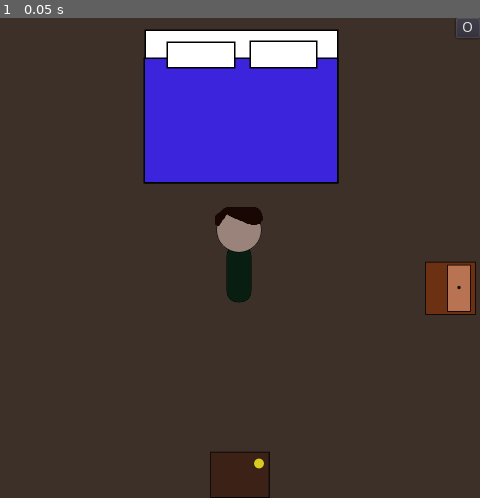
Above: before the commit, frame 1.
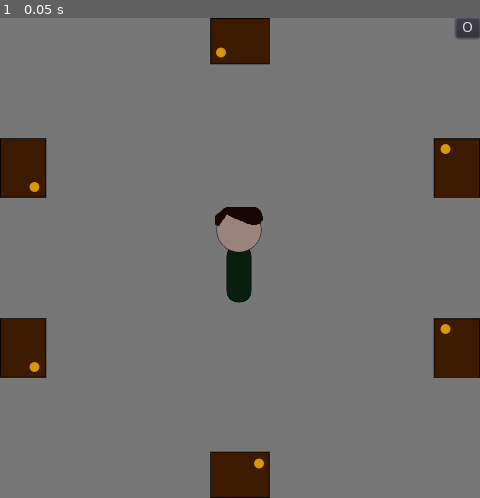
Above: after the commit, the same moment.

Repository: cfreeley/godot-games
Game: Godot game, scene res://Manor.tscn
Two runs of this game, one before a commit and one after it. Both use one fixed random seed, a clock stepped at 60 frames per second and the inputs below.
Inputs:
- Up to frame 1 (0.05 s): no input

The runs differ from the first frame. In frame 1, 97% of the frame differs, in the area x 0-100%, y 0-100%.

Commit message:
autogenerated manor

Diff:
--- a/MixedMansion/Manor.gd
+++ b/MixedMansion/Manor.gd
@@ -1,21 +1,45 @@
 extends Node2D
 
+var Foyer = preload("res://rooms/Foyer.tscn")
 export(Array, PackedScene) var room_types = []
-var rooms
+var rooms = []
+var rooms_by_door = {}
+var last_door
+
+func generate_mansion():
+	var foyer = Foyer.instance()
+	$Rooms.add_child(foyer)
+	rooms.push_back(foyer)
+
+	for door in get_tree().get_nodes_in_group("door"):
+		var id = door.door_id
+		if (id % 2 == 0): continue
+		var new_room = room_types[0].instance()
+		new_room.rotation = door.rotation + PI
+		var offset = new_room.get_node("ConnectPos").position.rotated(door.rotation + PI)
+		new_room.position = door.get_node("ConnectPos").global_position - offset
+		new_room.get_node("Door").door_id = id * -1
+		rooms_by_door[id] = new_room
+		$Rooms.add_child(new_room)
+		rooms.push_back(new_room)
 
 func _ready():
-	rooms = $Rooms.get_children()
 	Game.manor = self
+	generate_mansion()
 	move_player(rooms[0])
 
-func move_player(room):
+func move_player(room, door = null):
 	$Player.position = room.get_node("PlayerSpawn").global_position
-	print($Player.position, room.name)
+	if (last_door):
+		last_door.get_node("Body/Sprite").modulate = Color.white
+	if (door):
+		door.get_node("Body/Sprite").modulate = Color.white * 2
+		last_door = door
 
 func enter_door(door_id):
 	for room in rooms:
 		for child in room.get_children():
 			if ("door_id" in child and child.door_id == door_id * -1):
-				move_player(room)
+				move_player(room, child)
 				return
 	print("Door doesn't seem to budge.")
--- a/MixedMansion/Manor.tscn
+++ b/MixedMansion/Manor.tscn
@@ -1,17 +1,12 @@
-[gd_scene load_steps=6 format=2]
+[gd_scene load_steps=4 format=2]
 
 [ext_resource path="res://rooms/Bedroom.tscn" type="PackedScene" id=1]
 [ext_resource path="res://images/man.png" type="Texture" id=2]
 [ext_resource path="res://Manor.gd" type="Script" id=3]
 
-[sub_resource type="RectangleShape2D" id=1]
-resource_local_to_scene = true
-
-[sub_resource type="RectangleShape2D" id=2]
-resource_local_to_scene = true
-
 [node name="Manor" type="Node2D"]
 script = ExtResource( 3 )
+room_types = [ ExtResource( 1 ) ]
 
 [node name="Player" type="Sprite" parent="."]
 z_index = 5
@@ -21,26 +16,3 @@
 current = true
 
 [node name="Rooms" type="Node" parent="."]
-
-[node name="Bedroom" parent="Rooms" instance=ExtResource( 1 )]
-
-[node name="CollisionShape2D" parent="Rooms/Bedroom/Bed/Body" index="1"]
-shape = SubResource( 1 )
-
-[node name="CollisionShape2D" parent="Rooms/Bedroom/Desk/Body" index="1"]
-shape = SubResource( 2 )
-
-[node name="Door" parent="Rooms/Bedroom" index="3"]
-door_id = 1
-
-[node name="Bedroom2" parent="Rooms" instance=ExtResource( 1 )]
-position = Vector2( 480, 960 )
-rotation = -3.14159
-
-[node name="Door" parent="Rooms/Bedroom2" index="3"]
-door_id = -1
-
-[editable path="Rooms/Bedroom"]
-[editable path="Rooms/Bedroom/Bed"]
-[editable path="Rooms/Bedroom/Desk"]
-[editable path="Rooms/Bedroom2"]
--- a/MixedMansion/objects/Door.tscn
+++ b/MixedMansion/objects/Door.tscn
@@ -8,7 +8,8 @@
 resource_local_to_scene = true
 extents = Vector2( 30, 30 )
 
-[node name="Door" instance=ExtResource( 2 )]
+[node name="Door" groups=["door"] instance=ExtResource( 2 )]
+modulate = Color( 1, 0.74902, 0, 1 )
 script = ExtResource( 3 )
 actions = [ "enter" ]
 obj_name = "Door"
@@ -21,3 +22,6 @@
 
 [node name="CollisionShape2D" parent="Body" index="1"]
 shape = SubResource( 1 )
+
+[node name="ConnectPos" type="Position2D" parent="." index="1"]
+position = Vector2( 0, 32 )
--- a/MixedMansion/objects/Furniture.tscn
+++ b/MixedMansion/objects/Furniture.tscn
@@ -14,6 +14,7 @@
 [node name="Sprite" type="Sprite" parent="Body"]
 
 [node name="CollisionShape2D" type="CollisionShape2D" parent="Body" groups=["interactable"]]
+visible = false
 shape = SubResource( 1 )
 
 [connection signal="input_event" from="Body" to="." method="_on_input_event"]
--- a/MixedMansion/rooms/Bedroom.tscn
+++ b/MixedMansion/rooms/Bedroom.tscn
@@ -1,8 +1,12 @@
-[gd_scene load_steps=4 format=2]
+[gd_scene load_steps=5 format=2]
 
 [ext_resource path="res://objects/Bed.tscn" type="PackedScene" id=1]
 [ext_resource path="res://rooms/Room.tscn" type="PackedScene" id=2]
 [ext_resource path="res://objects/Desk.tscn" type="PackedScene" id=3]
+
+[sub_resource type="RectangleShape2D" id=1]
+resource_local_to_scene = true
+extents = Vector2( 30, 30 )
 
 [node name="Bedroom" instance=ExtResource( 2 )]
 
@@ -15,3 +19,8 @@
 [node name="Desk" parent="." index="2" groups=["clickable"] instance=ExtResource( 3 )]
 position = Vector2( 450, 270 )
 rotation = 1.5708
+
+[node name="CollisionShape2D" parent="Door/Body" index="1"]
+shape = SubResource( 1 )
+
+[editable path="Door"]
--- /dev/null
+++ b/MixedMansion/rooms/Foyer.tscn
@@ -0,0 +1,44 @@
+[gd_scene load_steps=4 format=2]
+
+[ext_resource path="res://rooms/Room.tscn" type="PackedScene" id=1]
+[ext_resource path="res://objects/Door.tscn" type="PackedScene" id=2]
+
+[sub_resource type="RectangleShape2D" id=1]
+resource_local_to_scene = true
+extents = Vector2( 30, 30 )
+
+[node name="Room" instance=ExtResource( 1 )]
+
+[node name="Door" parent="." index="1"]
+obj_name = "Main Entrance"
+obj_desc = "The main entrance door."
+
+[node name="CollisionShape2D" parent="Door/Body" index="1"]
+shape = SubResource( 1 )
+
+[node name="Door2" parent="." index="3" instance=ExtResource( 2 )]
+position = Vector2( 30, 330 )
+rotation = 1.5708
+door_id = 1
+
+[node name="Door3" parent="." index="4" instance=ExtResource( 2 )]
+position = Vector2( 30, 150 )
+rotation = 1.5708
+door_id = 2
+
+[node name="Door4" parent="." index="5" instance=ExtResource( 2 )]
+position = Vector2( 240, 30 )
+rotation = 3.14159
+door_id = 3
+
+[node name="Door5" parent="." index="6" instance=ExtResource( 2 )]
+position = Vector2( 450, 150 )
+rotation = 4.71239
+door_id = 4
+
+[node name="Door6" parent="." index="7" instance=ExtResource( 2 )]
+position = Vector2( 450, 330 )
+rotation = 4.71239
+door_id = 5
+
+[editable path="Door"]
--- a/MixedMansion/rooms/Room.gd
+++ b/MixedMansion/rooms/Room.gd
@@ -1 +1,4 @@
 extends Node2D
+
+func _process(delta):
+	rotation_degrees += 0 * delta
--- a/MixedMansion/rooms/Room.tscn
+++ b/MixedMansion/rooms/Room.tscn
@@ -1,19 +1,30 @@
-[gd_scene load_steps=3 format=2]
+[gd_scene load_steps=4 format=2]
 
 [ext_resource path="res://objects/Door.tscn" type="PackedScene" id=1]
 [ext_resource path="res://rooms/Room.gd" type="Script" id=3]
+
+[sub_resource type="RectangleShape2D" id=1]
+resource_local_to_scene = true
+extents = Vector2( 30, 30 )
 
 [node name="Room" type="Node2D"]
 script = ExtResource( 3 )
 
 [node name="Background" type="Polygon2D" parent="."]
-position = Vector2( 0, -68.5714 )
-scale = Vector2( 1, 1.14286 )
 color = Color( 0.47, 0.47, 0.47, 1 )
-polygon = PoolVector2Array( 480, 60, 480, 480, 0, 480, 0, 60 )
+polygon = PoolVector2Array( 0, 0, 480, 0, 480, 480, 0, 480 )
 
 [node name="Door" parent="." instance=ExtResource( 1 )]
 position = Vector2( 240, 450 )
 
+[node name="CollisionShape2D" parent="Door/Body" index="1"]
+visible = true
+shape = SubResource( 1 )
+
 [node name="PlayerSpawn" type="Position2D" parent="."]
 position = Vector2( 240, 240 )
+
+[node name="ConnectPos" type="Position2D" parent="."]
+position = Vector2( 240, 480 )
+
+[editable path="Door"]
